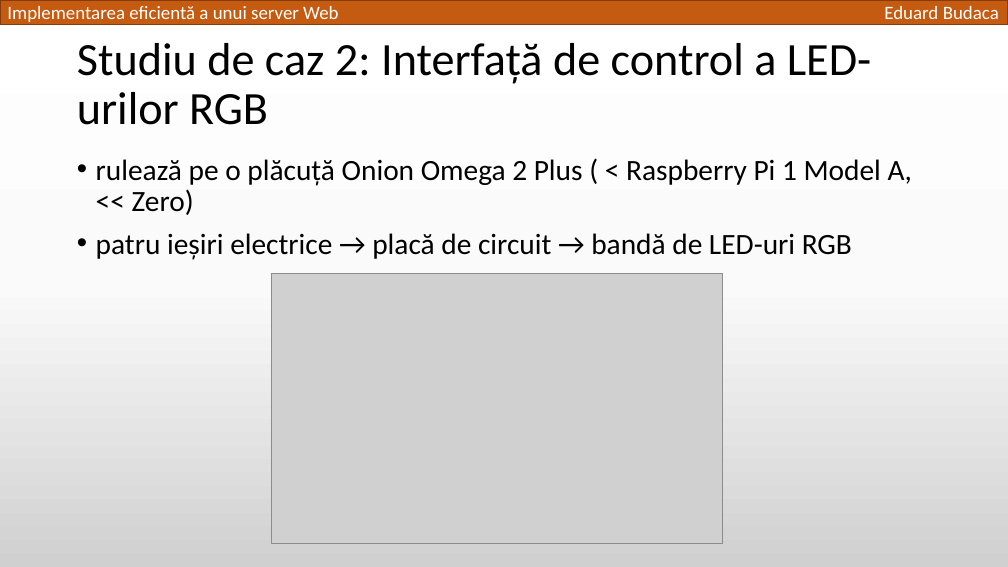
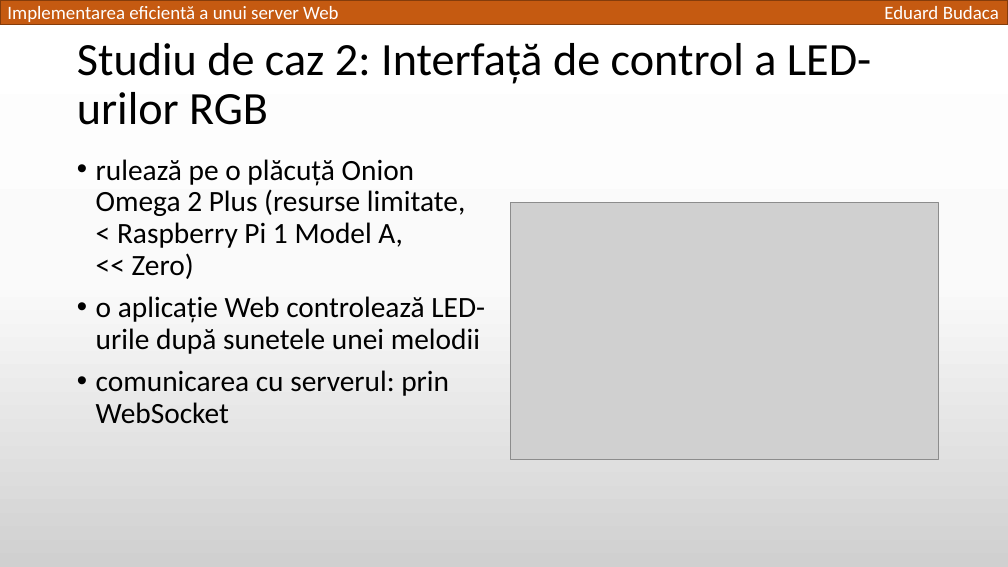
Before and after one commit to TED-996/bachelor-thesis-pack, a slide deck: slide 15 of Licenta2018BudacaEduard/Implementarea eficientă a unui server Web.pptx. Drawn at 1008x567 pixels with LibreOffice and Linux fonts; fonts in the diff are those of the drawing; grey boxes stand for pictures. Boxes give left, top, right and bottom in pixels: in the first picture for what was removed or moved away, otherwise in the second. Text is boxed around its words. In the diff, an @@ line names an element or a change of style, - is before the commit and + after.

```diff
--- a/Licenta2018BudacaEduard/Implementarea eficientă a unui server Web.pptx
+++ b/Licenta2018BudacaEduard/Implementarea eficientă a unui server Web.pptx
@@ text at <box>96,159,485,424</box>: text changed @@
-• rulează pe o plăcuță Onion Omega 2 Plus ( < Raspberry Pi 1 Model A, << Zero)
-• patru ieșiri electrice → placă de circuit → bandă de LED-uri RGB
+• rulează pe o plăcuță Onion Omega 2 Plus (resurse limitate,
+  < Raspberry Pi 1 Model A,
+  << Zero)
+• o aplicație Web controlează LED-urile după sunetele unei melodii
+• comunicarea cu serverul: prin WebSocket
@@ picture added at <box>510,203,939,460</box> @@
@@ picture removed at <box>272,274,723,544</box> @@
```
Also in this commit, not shown: 9 other slides changed, 1 slide removed, 2 other files.
